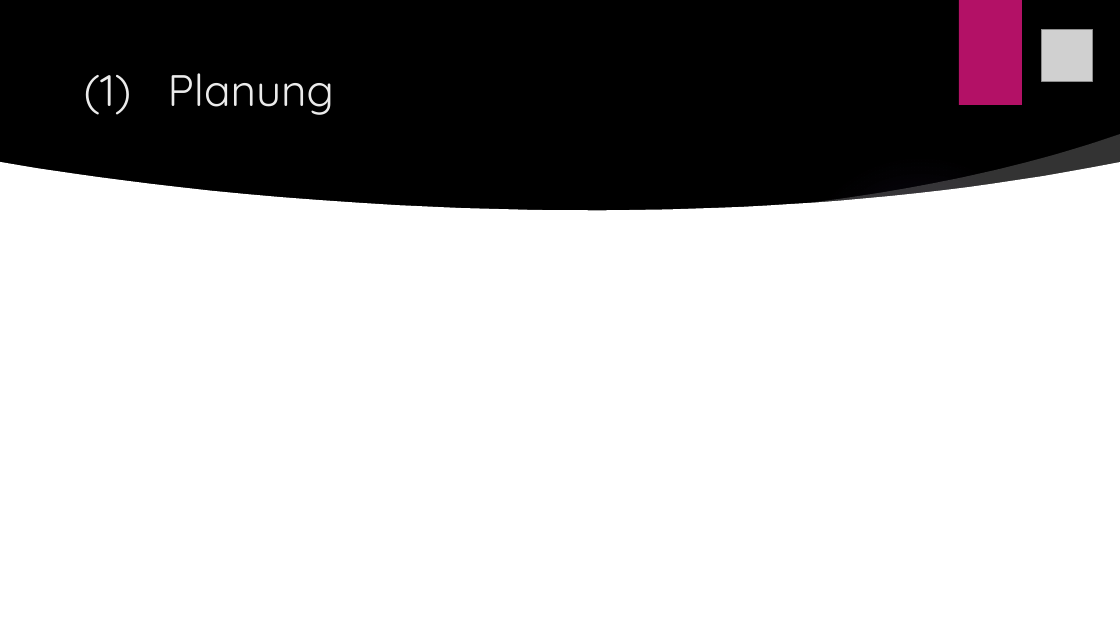
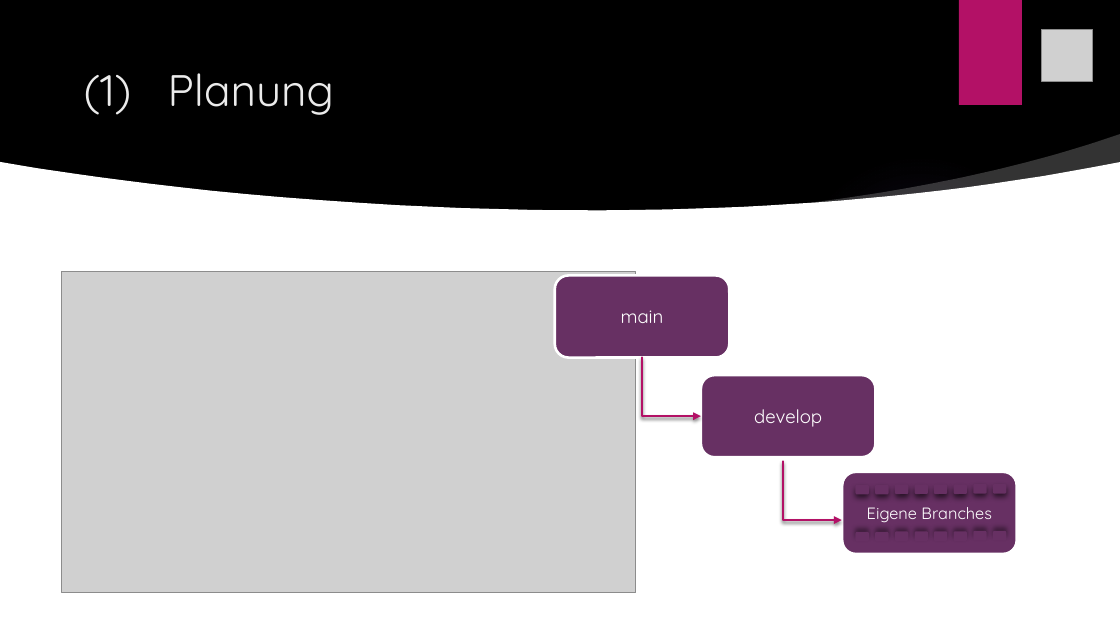
Before and after one commit to hejo221/swt20w37, a slide deck: slide 3 of LaBouteillePräsentation/LaBouteille.pptx. Drawn at 1120x630 pixels with LibreOffice and Linux fonts; fonts in the diff are those of the drawing; grey boxes stand for pictures; background and template pictures are left out. Boxes give left, top, right and bottom in pixels: in the first picture for what was removed or moved away, otherwise in the second. Text is boxed around its words. In the diff, an @@ line names an element or a change of style, - is before the commit and + after.

```diff
--- a/LaBouteillePräsentation/LaBouteille.pptx
+++ b/LaBouteillePräsentation/LaBouteille.pptx
@@ picture added at (62, 271, 636, 593) @@
@@ rounded rectangle added at (555, 276, 729, 358), fill #673063, outline #FFFFFF 2.25 pt, 16 pt, text #FFFFFF @@
+main
@@ elbow arrow added from (642, 358) to (701, 416), #B31166 2.25 pt @@
@@ rounded rectangle added at (701, 376, 875, 458), fill #673063, outline #FFFFFF 2.25 pt, 16 pt, text #FFFFFF @@
+develop
@@ elbow arrow added from (783, 461) to (842, 520), #B31166 2.25 pt @@
@@ rounded rectangle added at (843, 472, 1017, 555), fill #673063, outline #FFFFFF 2.25 pt, 14 pt, text #FFFFFF @@
+Eigene Branches
@@ rounded rectangle added at (855, 485, 869, 494), fill #673063 @@
@@ rounded rectangle added at (875, 485, 889, 494), fill #673063 @@
@@ rounded rectangle added at (895, 485, 908, 494), fill #673063 @@
@@ rounded rectangle added at (915, 485, 928, 494), fill #673063 @@
@@ rounded rectangle added at (934, 485, 948, 494), fill #673063 @@
@@ rounded rectangle added at (954, 485, 967, 494), fill #673063 @@
@@ rounded rectangle added at (974, 484, 987, 493), fill #673063 @@
@@ rounded rectangle added at (993, 484, 1007, 493), fill #673063 @@
@@ rounded rectangle added at (855, 532, 869, 541), fill #673063 @@
@@ rounded rectangle added at (875, 532, 889, 541), fill #673063 @@
@@ rounded rectangle added at (895, 532, 908, 541), fill #673063 @@
@@ rounded rectangle added at (915, 532, 928, 541), fill #673063 @@
@@ rounded rectangle added at (934, 532, 948, 541), fill #673063 @@
@@ rounded rectangle added at (954, 532, 967, 541), fill #673063 @@
@@ rounded rectangle added at (974, 531, 987, 540), fill #673063 @@
@@ rounded rectangle added at (993, 531, 1007, 540), fill #673063 @@
```
Also in this commit, not shown: 6 other slides changed, 1 slide added, 6 other files.
